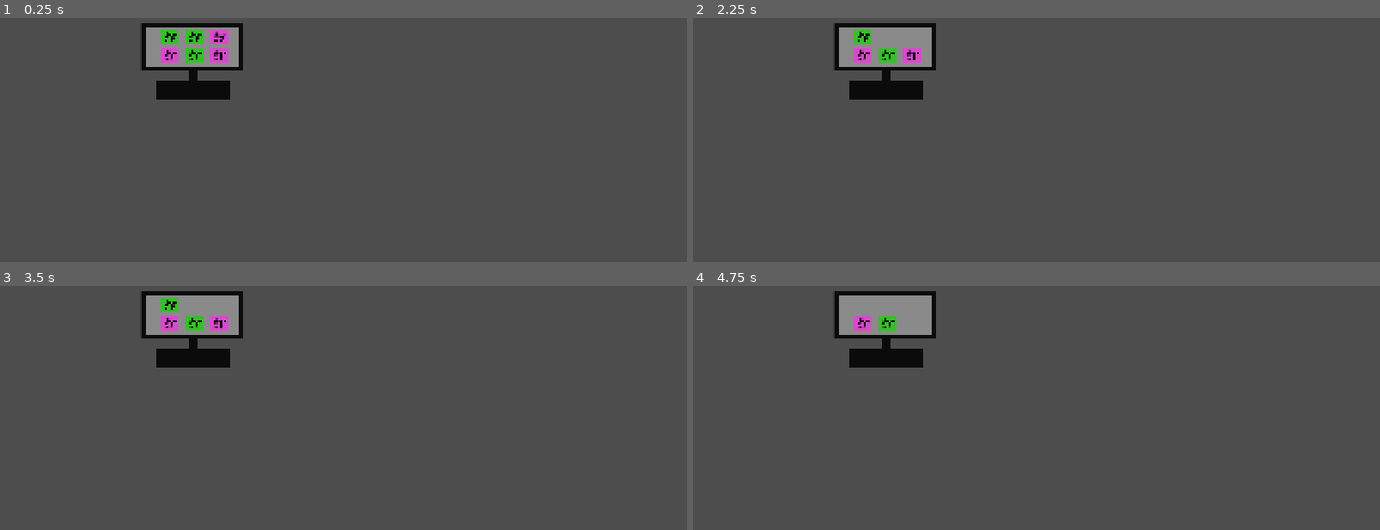
Above: before the commit, frames 1-4 (two rows, left to right).
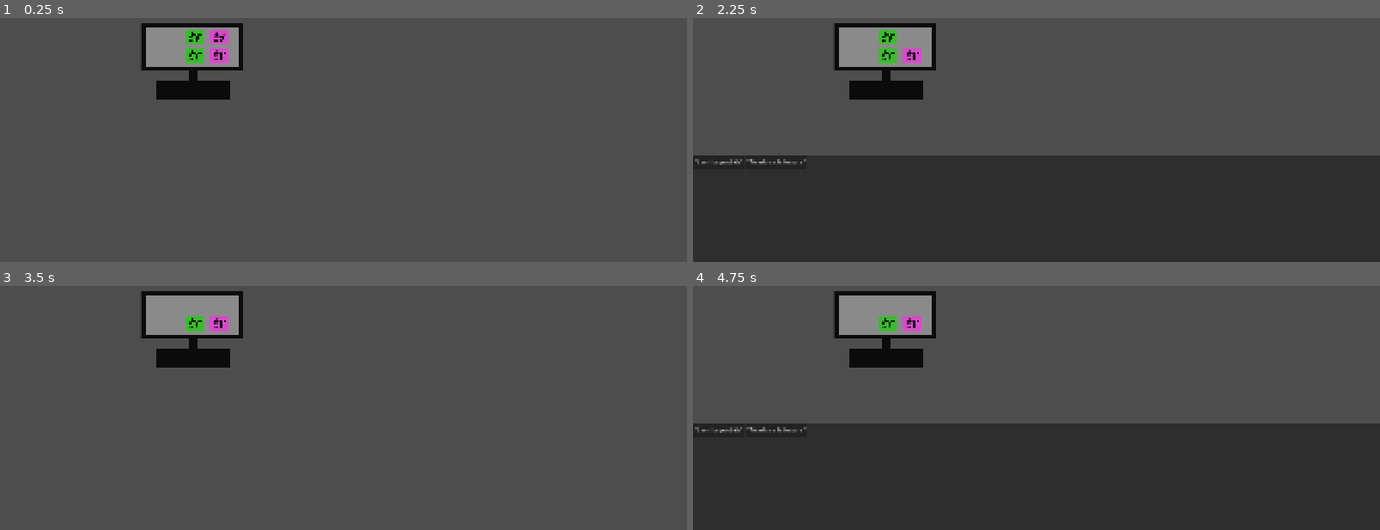
Above: after the commit, the same moments.

Repository: FrancinettVR/Tacos-de-milanesa
Game: Godot game, scene res://scenes/interactables/monitor.tscn
The game is run twice, just before and just after one commit, with the same random seed, the same clock (stepped at 60 frames per second) and the same inputs. This scene is started directly instead of the project's main scene.
Inputs (mouse positions are in pixels of both pictures, inside the frame that each line leads up to):
- Up to frame 1 (0.25 s): no input
- Up to frame 2 (2.25 s): tap Enter at 0.5 s; drag from (912, 37) to (outside the picture) at 0.52 s; click (720, 161) at 1.25 s, where only the run after the commit has a clickable "'Leer los post-its'"; tap Space at 2 s; drag from (885, 37) to (1002, 144) at 2.02 s
- Up to frame 3 (3.5 s): click (82, 429) at 2.75 s, where only the run after the commit has a clickable "'Tirarlos a la basura'"
- Up to frame 4 (4.75 s): tap Enter at 3.5 s; move the mouse to (864, 305) at 3.52 s; click (864, 305) at 3.67 s; tap Space at 4.25 s; drag from (912, 322) to (outside the picture) at 4.27 s

The runs differ from the first frame. In frame 1, 0.3% of the frame differs, in the area x 23-26%, y 4-19%; in frame 2, 44%, in the area x 0-100%, y 4-100%; in frame 3, 0.3%; in frame 4, 44%.

Commit message:
sistema de diálogos con opciones y consecuencias de estrés

Diff:
--- a/project.godot
+++ b/project.godot
@@ -18,6 +18,7 @@
 [autoload]
 
 EventBus="*uid://bjqd106s8ddqg"
+DialogueUi="*uid://cms1ub5xbi13d"
 
 [display]
 
--- a/scenes/interactables/post_it.gd
+++ b/scenes/interactables/post_it.gd
@@ -1,5 +1,5 @@
 # scripts/interactables-scripts/post_it.gd
-extends ClickInteractable
+extends DialogInteractable
 class_name PostIt
 
 @onready var audio_borrar: AudioStreamPlayer2D = get_node_or_null("AudioBorrar")
--- a/scenes/interactables/postits.tscn
+++ b/scenes/interactables/postits.tscn
@@ -2,16 +2,62 @@
 
 [ext_resource type="Script" uid="uid://cdo45ct70duc7" path="res://scenes/interactables/post_it.gd" id="1_83pqt"]
 [ext_resource type="Texture2D" uid="uid://jvvmrun2r0wr" path="res://assets/art/interactables/placeholders/postit1.png" id="2_cvvug"]
+[ext_resource type="Script" uid="uid://b4lnopj7q56w2" path="res://scripts/core/opcion_dialogo.gd" id="2_dfbdf"]
 [ext_resource type="Texture2D" uid="uid://drnk7ny5evrrn" path="res://assets/art/interactables/placeholders/postit2.png" id="3_dfbdf"]
+
+[sub_resource type="Resource" id="Resource_x06kb"]
+script = ExtResource("2_dfbdf")
+texto = "\"Leer los post-its\""
+metadata/_custom_type_script = "uid://b4lnopj7q56w2"
+
+[sub_resource type="Resource" id="Resource_hybkc"]
+script = ExtResource("2_dfbdf")
+texto = "\"Tirarlos a la basura\""
+delta_estres = -5.0
+metadata/_custom_type_script = "uid://b4lnopj7q56w2"
 
 [sub_resource type="RectangleShape2D" id="RectangleShape2D_u0ya7"]
 size = Vector2(59, 46)
+
+[sub_resource type="Resource" id="Resource_qcwpw"]
+script = ExtResource("2_dfbdf")
+texto = "\"Leer los post-its\""
+metadata/_custom_type_script = "uid://b4lnopj7q56w2"
+
+[sub_resource type="Resource" id="Resource_roqca"]
+script = ExtResource("2_dfbdf")
+texto = "\"Tirarlos a la basura\""
+delta_estres = -5.0
+metadata/_custom_type_script = "uid://b4lnopj7q56w2"
+
+[sub_resource type="Resource" id="Resource_cvvug"]
+script = ExtResource("2_dfbdf")
+texto = "\"Leer los post-its\""
+metadata/_custom_type_script = "uid://b4lnopj7q56w2"
+
+[sub_resource type="Resource" id="Resource_dfbdf"]
+script = ExtResource("2_dfbdf")
+texto = "\"Tirarlos a la basura\""
+delta_estres = -5.0
+metadata/_custom_type_script = "uid://b4lnopj7q56w2"
+
+[sub_resource type="Resource" id="Resource_xmc14"]
+script = ExtResource("2_dfbdf")
+texto = "\"Leer los post-its\""
+metadata/_custom_type_script = "uid://b4lnopj7q56w2"
+
+[sub_resource type="Resource" id="Resource_jgo5a"]
+script = ExtResource("2_dfbdf")
+texto = "\"Tirarlos a la basura\""
+delta_estres = -5.0
+metadata/_custom_type_script = "uid://b4lnopj7q56w2"
 
 [node name="Postits" type="Node2D" unique_id=661812327]
 
 [node name="Post_it" type="Area2D" parent="." unique_id=194745685]
 position = Vector2(510, 540)
 script = ExtResource("1_83pqt")
+opciones = Array[ExtResource("2_dfbdf")]([SubResource("Resource_x06kb"), SubResource("Resource_hybkc")])
 
 [node name="Sprite2D" type="Sprite2D" parent="Post_it" unique_id=660277822]
 texture = ExtResource("2_cvvug")
@@ -25,6 +71,7 @@
 [node name="Post_it2" type="Area2D" parent="." unique_id=1918279918]
 position = Vector2(440, 540)
 script = ExtResource("1_83pqt")
+opciones = Array[ExtResource("2_dfbdf")]([SubResource("Resource_qcwpw"), SubResource("Resource_roqca")])
 
 [node name="Sprite2D" type="Sprite2D" parent="Post_it2" unique_id=310712322]
 texture = ExtResource("3_dfbdf")
@@ -35,54 +82,30 @@
 
 [node name="AudioStreamPlayer2D" type="AudioStreamPlayer2D" parent="Post_it2" unique_id=944166765]
 
-[node name="Post_it3" type="Area2D" parent="." unique_id=1187769157]
-position = Vector2(370, 540)
+[node name="Post_it3" type="Area2D" parent="." unique_id=2072123584]
+position = Vector2(510, 590)
 script = ExtResource("1_83pqt")
+opciones = Array[ExtResource("2_dfbdf")]([SubResource("Resource_cvvug"), SubResource("Resource_dfbdf")])
 
-[node name="Sprite2D" type="Sprite2D" parent="Post_it3" unique_id=146548412]
-texture = ExtResource("3_dfbdf")
+[node name="Sprite2D" type="Sprite2D" parent="Post_it3" unique_id=1794412050]
+texture = ExtResource("2_cvvug")
 
-[node name="CollisionShape2D" type="CollisionShape2D" parent="Post_it3" unique_id=1924347398]
+[node name="CollisionShape2D" type="CollisionShape2D" parent="Post_it3" unique_id=2067048302]
 position = Vector2(-1.5, 1)
 shape = SubResource("RectangleShape2D_u0ya7")
 
-[node name="AudioStreamPlayer2D" type="AudioStreamPlayer2D" parent="Post_it3" unique_id=1655188753]
+[node name="AudioStreamPlayer2D" type="AudioStreamPlayer2D" parent="Post_it3" unique_id=218204293]
 
-[node name="Post_it4" type="Area2D" parent="." unique_id=2072123584]
-position = Vector2(510, 590)
+[node name="Post_it4" type="Area2D" parent="." unique_id=1971612915]
+position = Vector2(440, 590)
 script = ExtResource("1_83pqt")
+opciones = Array[ExtResource("2_dfbdf")]([SubResource("Resource_xmc14"), SubResource("Resource_jgo5a")])
 
-[node name="Sprite2D" type="Sprite2D" parent="Post_it4" unique_id=1794412050]
-texture = ExtResource("2_cvvug")
+[node name="Sprite2D" type="Sprite2D" parent="Post_it4" unique_id=2061834743]
+texture = ExtResource("3_dfbdf")
 
-[node name="CollisionShape2D" type="CollisionShape2D" parent="Post_it4" unique_id=2067048302]
+[node name="CollisionShape2D" type="CollisionShape2D" parent="Post_it4" unique_id=1904301692]
 position = Vector2(-1.5, 1)
 shape = SubResource("RectangleShape2D_u0ya7")
 
-[node name="AudioStreamPlayer2D" type="AudioStreamPlayer2D" parent="Post_it4" unique_id=218204293]
-
-[node name="Post_it5" type="Area2D" parent="." unique_id=1971612915]
-position = Vector2(440, 590)
-script = ExtResource("1_83pqt")
-
-[node name="Sprite2D" type="Sprite2D" parent="Post_it5" unique_id=2061834743]
-texture = ExtResource("3_dfbdf")
-
-[node name="CollisionShape2D" type="CollisionShape2D" parent="Post_it5" unique_id=1904301692]
-position = Vector2(-1.5, 1)
-shape = SubResource("RectangleShape2D_u0ya7")
-
-[node name="AudioStreamPlayer2D" type="AudioStreamPlayer2D" parent="Post_it5" unique_id=110293781]
-
-[node name="Post_it6" type="Area2D" parent="." unique_id=909799757]
-position = Vector2(370, 590)
-script = ExtResource("1_83pqt")
-
-[node name="Sprite2D" type="Sprite2D" parent="Post_it6" unique_id=18197153]
-texture = ExtResource("2_cvvug")
-
-[node name="CollisionShape2D" type="CollisionShape2D" parent="Post_it6" unique_id=1128198675]
-position = Vector2(-1.5, 1)
-shape = SubResource("RectangleShape2D_u0ya7")
-
-[node name="AudioStreamPlayer2D" type="AudioStreamPlayer2D" parent="Post_it6" unique_id=1964323888]
+[node name="AudioStreamPlayer2D" type="AudioStreamPlayer2D" parent="Post_it4" unique_id=110293781]
--- /dev/null
+++ b/scenes/ui/dialogue_ui.gd
@@ -0,0 +1,30 @@
+extends CanvasLayer
+class_name DialogoUI
+
+## Se emite cuando el jugador elige una opción
+signal opcion_elegida(opcion: OpcionDialogo)
+
+@onready var contenedor_opciones: HBoxContainer = $PanelDialogo/ContenedorOpciones
+
+func _ready() -> void:
+	visible = false
+	add_to_group("dialogo_ui")
+
+## Muestra el panel con un botón por cada opción recibida
+func mostrar_opciones(opciones: Array[OpcionDialogo]) -> void:
+	_limpiar_botones()
+	for opcion in opciones:
+		var boton := Button.new()
+		boton.text = opcion.texto
+		boton.pressed.connect(_on_opcion_pressed.bind(opcion))
+		contenedor_opciones.add_child(boton)
+	visible = true
+
+func _on_opcion_pressed(opcion: OpcionDialogo) -> void:
+	visible = false
+	_limpiar_botones()
+	opcion_elegida.emit(opcion)
+
+func _limpiar_botones() -> void:
+	for child in contenedor_opciones.get_children():
+		child.queue_free()
--- /dev/null
+++ b/scenes/ui/dialogue_ui.tscn
@@ -0,0 +1,20 @@
+[gd_scene format=3 uid="uid://cms1ub5xbi13d"]
+
+[ext_resource type="Script" uid="uid://bsgptkdnlkuq1" path="res://scenes/ui/dialogue_ui.gd" id="1_y3syv"]
+
+[node name="DialogueUI" type="CanvasLayer" unique_id=1301810073]
+script = ExtResource("1_y3syv")
+
+[node name="PanelDialogo" type="Panel" parent="." unique_id=1756766092]
+anchors_preset = 12
+anchor_top = 1.0
+anchor_right = 1.0
+anchor_bottom = 1.0
+offset_top = -300.0
+grow_horizontal = 2
+grow_vertical = 0
+
+[node name="ContenedorOpciones" type="HBoxContainer" parent="PanelDialogo" unique_id=64146187]
+layout_mode = 0
+offset_right = 40.0
+offset_bottom = 40.0
--- a/scenes/ui/sistema_estres.gd
+++ b/scenes/ui/sistema_estres.gd
@@ -58,6 +58,8 @@
 var efecto_activo: bool = false
 
 func _ready() -> void:
+	add_to_group("sistema_estres")
+
 	# Inicializar valores de controles de debug
 	if slider_estres:
 		slider_estres.value = nivel_estres * 100.0
--- /dev/null
+++ b/scripts/core/dialog_interactable.gd
@@ -0,0 +1,34 @@
+extends ClickInteractable
+class_name DialogInteractable
+
+## Opciones que se muestran al hacer click en este objeto
+@export var opciones: Array[OpcionDialogo] = []
+
+var _dialogo_ui: DialogoUI
+
+func _on_input_event(viewport, event, shape_idx) -> void:
+	if usada:
+		return
+	if event is InputEventMouseButton and event.pressed and event.button_index == MOUSE_BUTTON_LEFT:
+		viewport.set_input_as_handled()
+		_abrir_dialogo()
+
+func _abrir_dialogo() -> void:
+	if opciones.is_empty():
+		intentar_interactuar()
+		return
+
+	_dialogo_ui = get_tree().get_first_node_in_group("dialogo_ui") as DialogoUI
+	if not _dialogo_ui:
+		push_warning("No se encontró DialogoUI en la escena")
+		return
+
+	_dialogo_ui.opcion_elegida.connect(_on_opcion_elegida, CONNECT_ONE_SHOT)
+	_dialogo_ui.mostrar_opciones(opciones)
+
+func _on_opcion_elegida(opcion: OpcionDialogo) -> void:
+	var sistema_estres = get_tree().get_first_node_in_group("sistema_estres")
+	if sistema_estres and sistema_estres.has_method("modificar_estres"):
+		sistema_estres.modificar_estres(opcion.delta_estres)
+
+	intentar_interactuar()
--- /dev/null
+++ b/scripts/core/opcion_dialogo.gd
@@ -0,0 +1,8 @@
+extends Resource
+class_name OpcionDialogo
+
+## Texto que se muestra en el botón de la opción
+@export var texto: String = ""
+
+## Cuánto modifica el estrés al elegir esta opción (positivo = sube, negativo = baja)
+@export var delta_estres: float = 5.0
Binary file added: assets/art3d/piso_suelo.fbx
Not shown, added: assets/art3d/piso_suelo.fbx.import
Binary file added: assets/art3d/texturas/entorno_largo_DefaultMaterial_BaseColor.png
Not shown, added: assets/art3d/texturas/entorno_largo_DefaultMaterial_BaseColor.png.import
Not shown, added: scenes/ui/dialogue_ui.gd.uid
Not shown, added: scripts/core/dialog_interactable.gd.uid
Not shown, added: scripts/core/opcion_dialogo.gd.uid
